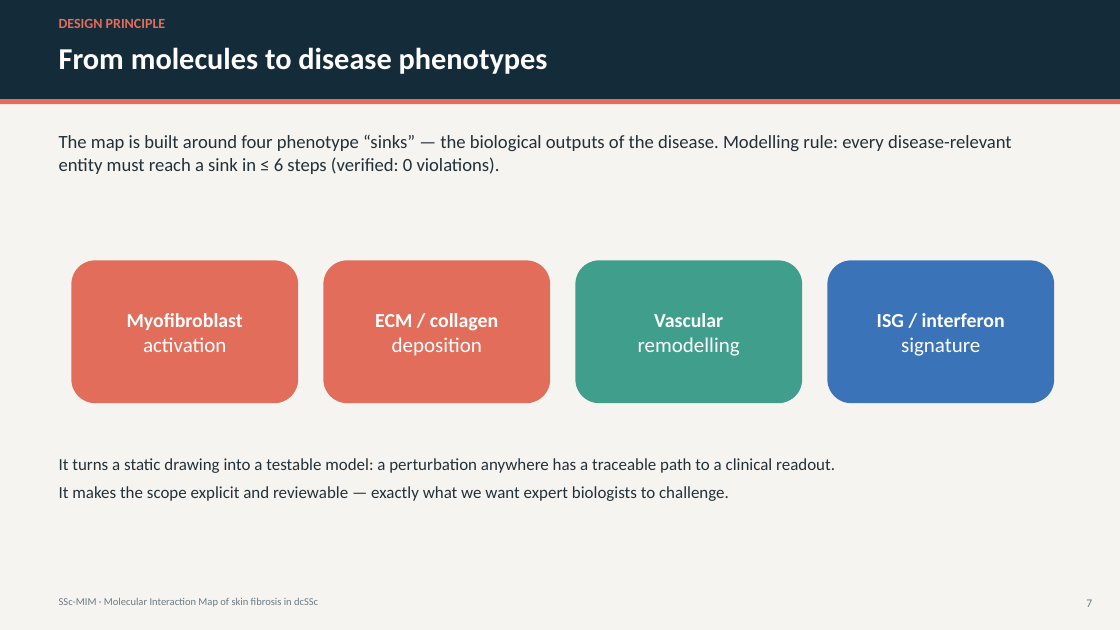
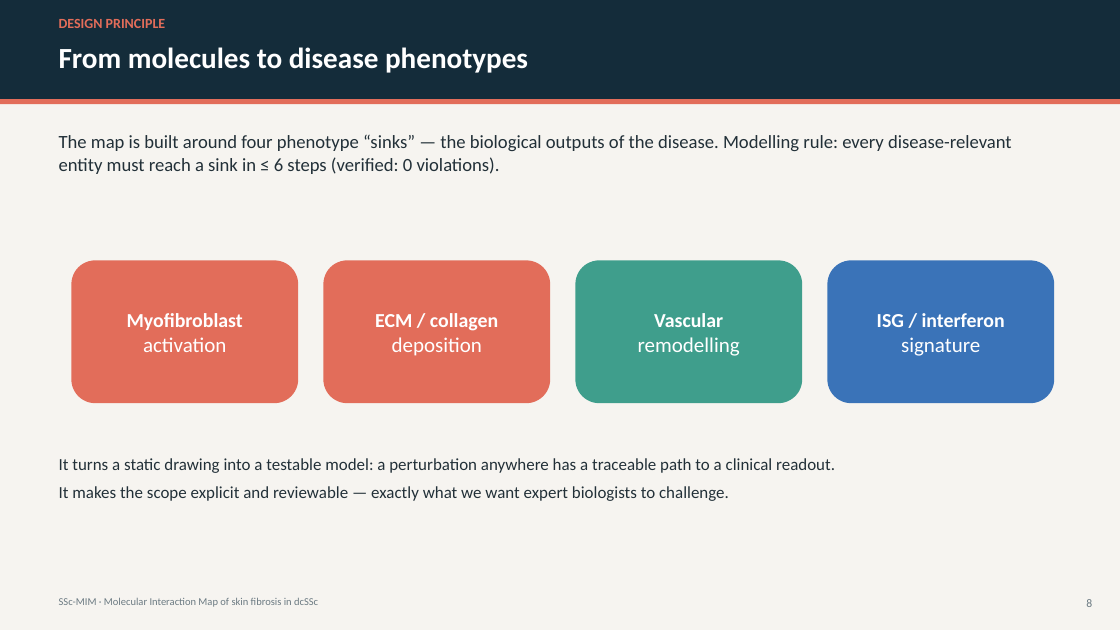
Before and after one commit to Nurtal/IDT_SSc_map, a slide deck: slide 8 of docs/SSc_MIM_presentation.pptx (slide 7 before the commit). Drawn at 1120x630 pixels with LibreOffice and Linux fonts; fonts in the diff are those of the drawing. Boxes give left, top, right and bottom in pixels: in the first picture for what was removed or moved away, otherwise in the second. Text is boxed around its words. In the diff, an @@ line names an element or a change of style, - is before the commit and + after.

```diff
--- a/docs/SSc_MIM_presentation.pptx
+++ b/docs/SSc_MIM_presentation.pptx
@@ text at (x1=59, y1=47, x2=528, y2=73): size 26 to 25 pt in "From molecules to disease phenotypes" @@
@@ text at (x1=1086, y1=599, x2=1092, y2=607): text changed @@
-7
+8
```
Also in this commit, not shown: 11 other slides changed, 4 slides added, 1 slide removed, 3 other files.
